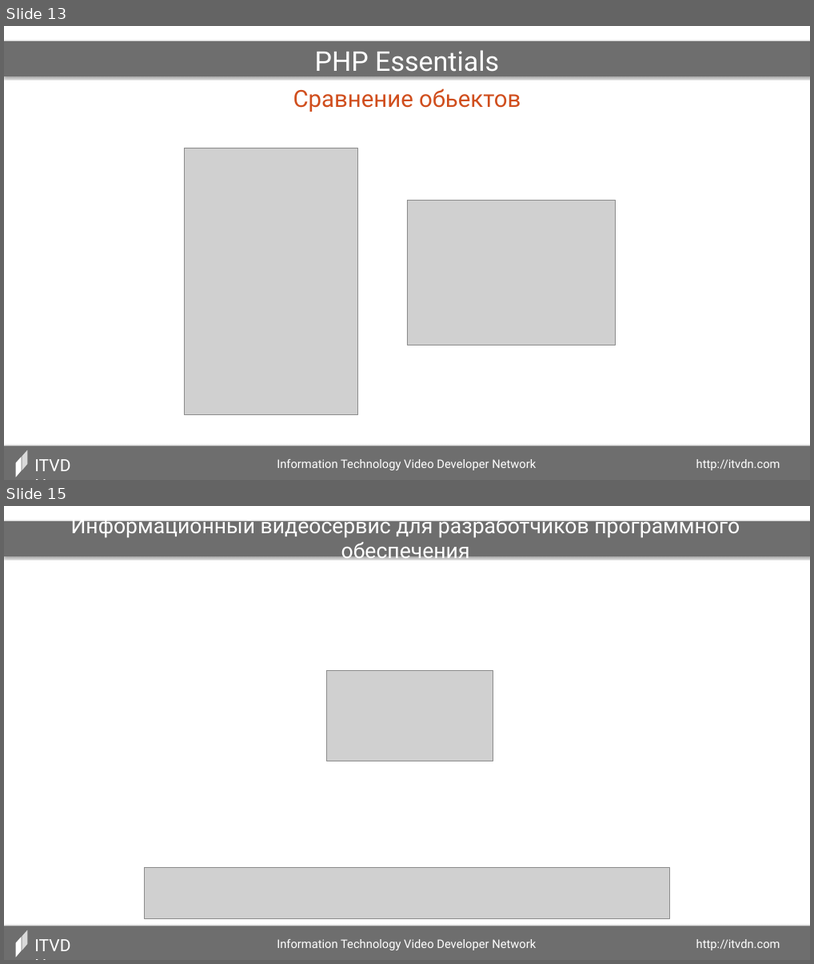
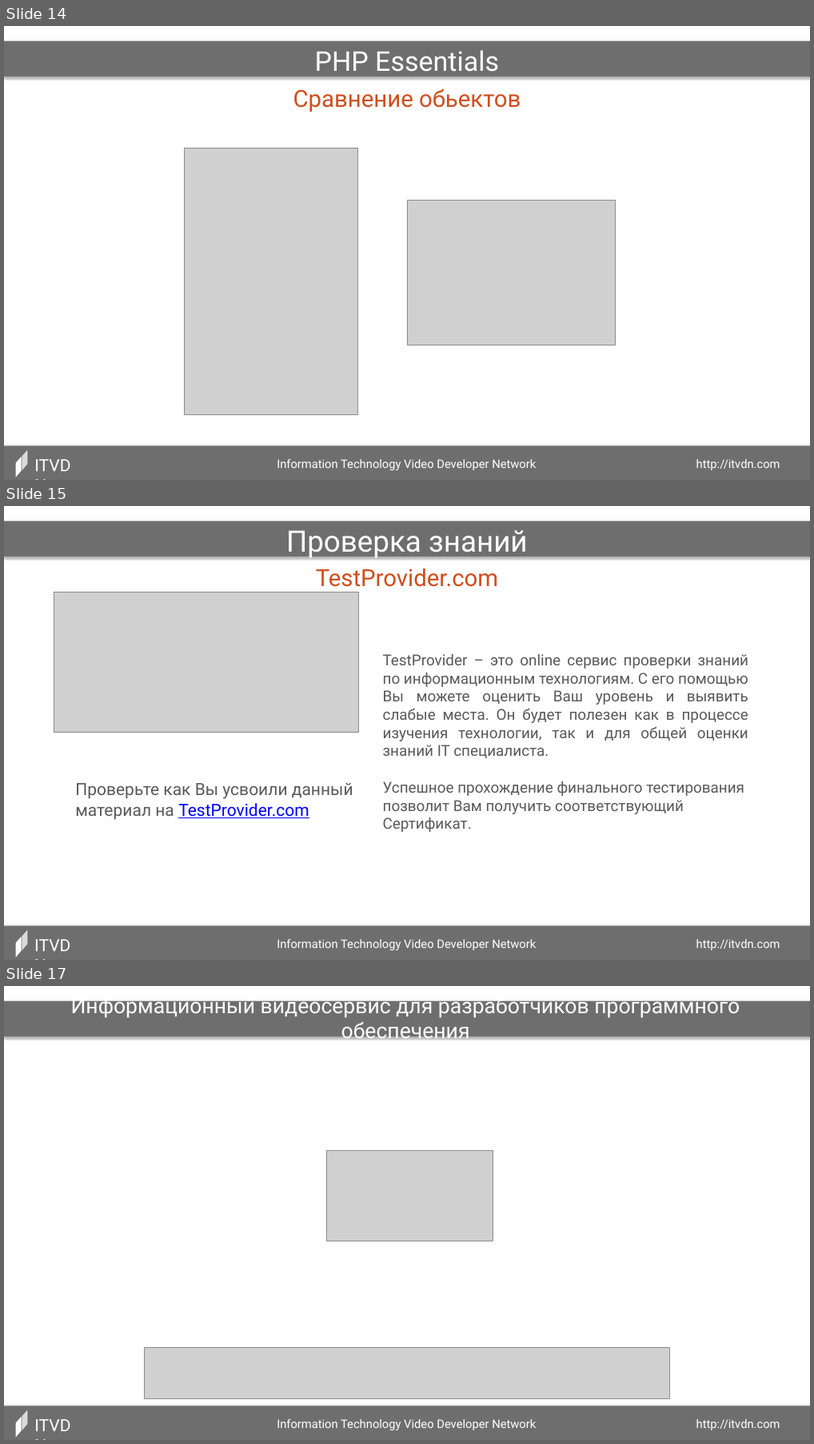
Before and after one commit to dozer111/itvdn, a slide deck: PHP Essentials/002_Контекст вызова. Константы. Статика в PHP ООП/002_Контекст вызова. Константы. Статика в PHP ООП (Презентация).pptx. Shown one above the other, each under a label of ours: slides 13 and 15 before the commit, slides 14, 15 and 17 after it; the slides between them are not shown. The pictures are 814x964 and 814x1444 pixels, drawn with LibreOffice and Linux fonts; fonts in the diff are those of the drawing; grey boxes stand for pictures. Boxes give left, top, right and bottom in pixels: in the first picture for what was removed or moved away, otherwise in the second. Text is boxed around its words. In the diff, an @@ line names an element or a change of style, - is before the commit and + after.

```diff
--- a/PHP Essentials/002_Контекст вызова. Константы. Статика в PHP ООП/002_Контекст вызова. Константы. Статика в PHP ООП (Презентация).pptx
+++ b/PHP Essentials/002_Контекст вызова. Константы. Статика в PHP ООП/002_Контекст вызова. Константы. Статика в PHP ООП (Презентация).pptx
@@ slide 15 added at bbox=[4, 506, 810, 960], background #FFFFFF @@
@@ rectangle added at bbox=[4, 521, 810, 556], fill #6E6E6E @@
@@ text added at bbox=[286, 530, 528, 560], 35.1 pt, text #FFFFFF @@
+Проверка знаний
@@ text added at bbox=[316, 568, 498, 592], 28 pt, text #D04E1D @@
+TestProvider.com
@@ picture added at bbox=[54, 592, 358, 733] @@
@@ text added at bbox=[383, 654, 749, 832], 18 pt, text #595959 @@
+TestProvider – это online сервис проверки знаний по информационным технологиям. С его помощью Вы можете оценить Ваш уровень и выявить слабые места. Он будет полезен как в процессе изучения технологии, так и для общей оценки знаний IT специалиста.
+Успешное прохождение финального тестирования позволит Вам получить соответствующий Сертификат.
@@ text added at bbox=[75, 783, 354, 820], 20 pt, text #595959 @@
+Проверьте как Вы усвоили данный материал на TestProvider.com
@@ rectangle added at bbox=[4, 926, 810, 960], fill #6E6E6E @@
@@ freeform shape added at bbox=[16, 936, 22, 957], fill #FFFFFF @@
@@ freeform shape added at bbox=[22, 930, 27, 950], fill #D9D9D9 @@
@@ text added at bbox=[29, 932, 88, 958], 20 pt, text #FFFFFF @@
+ITVDN
@@ text added at bbox=[277, 939, 781, 950], 14 pt, text #FFFFFF @@
+Information Technology Video Developer Network http://itvdn.com
@@ what was slide 13 is now slide 14 @@
@@ what was slide 15 is now slide 17 @@
```
Also in this commit, not shown: 12 slides changed, 1 other slide added, 14 other files.
